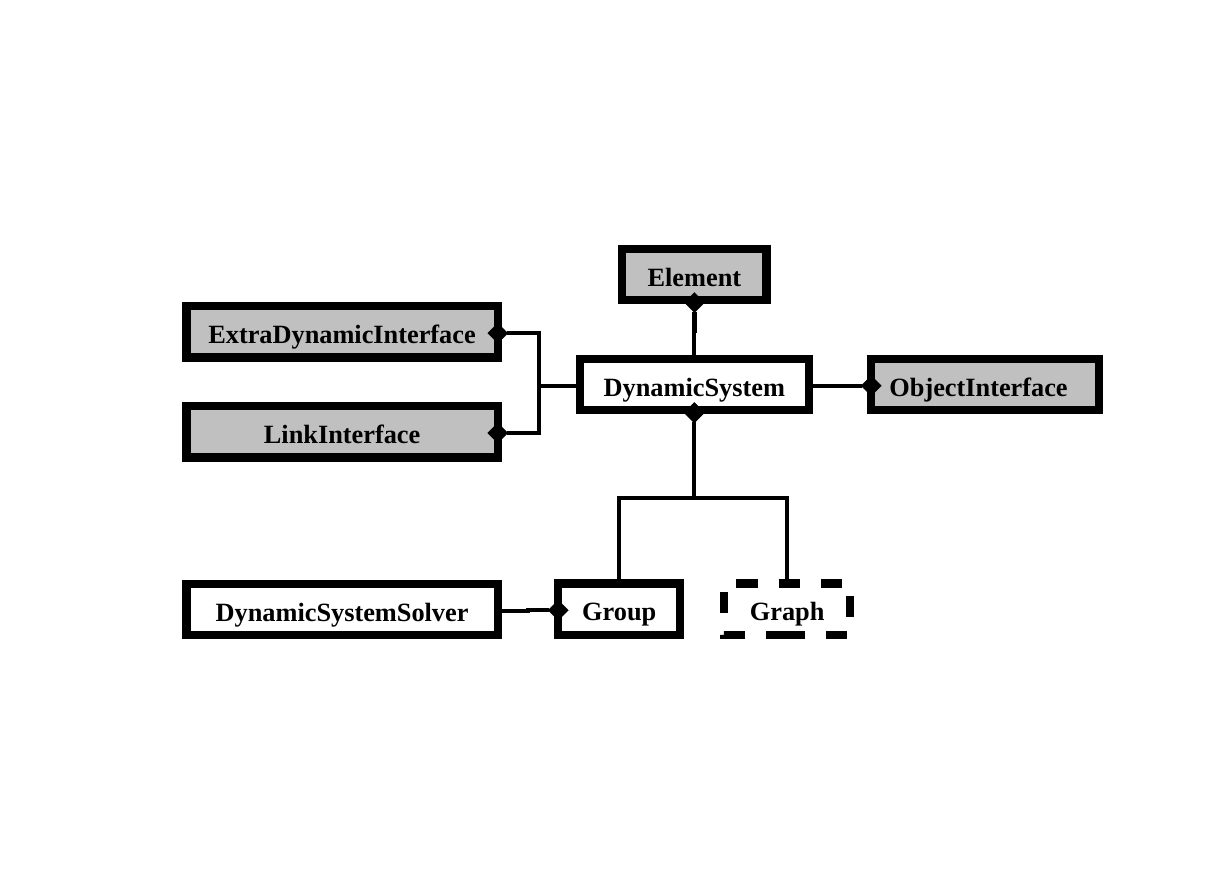
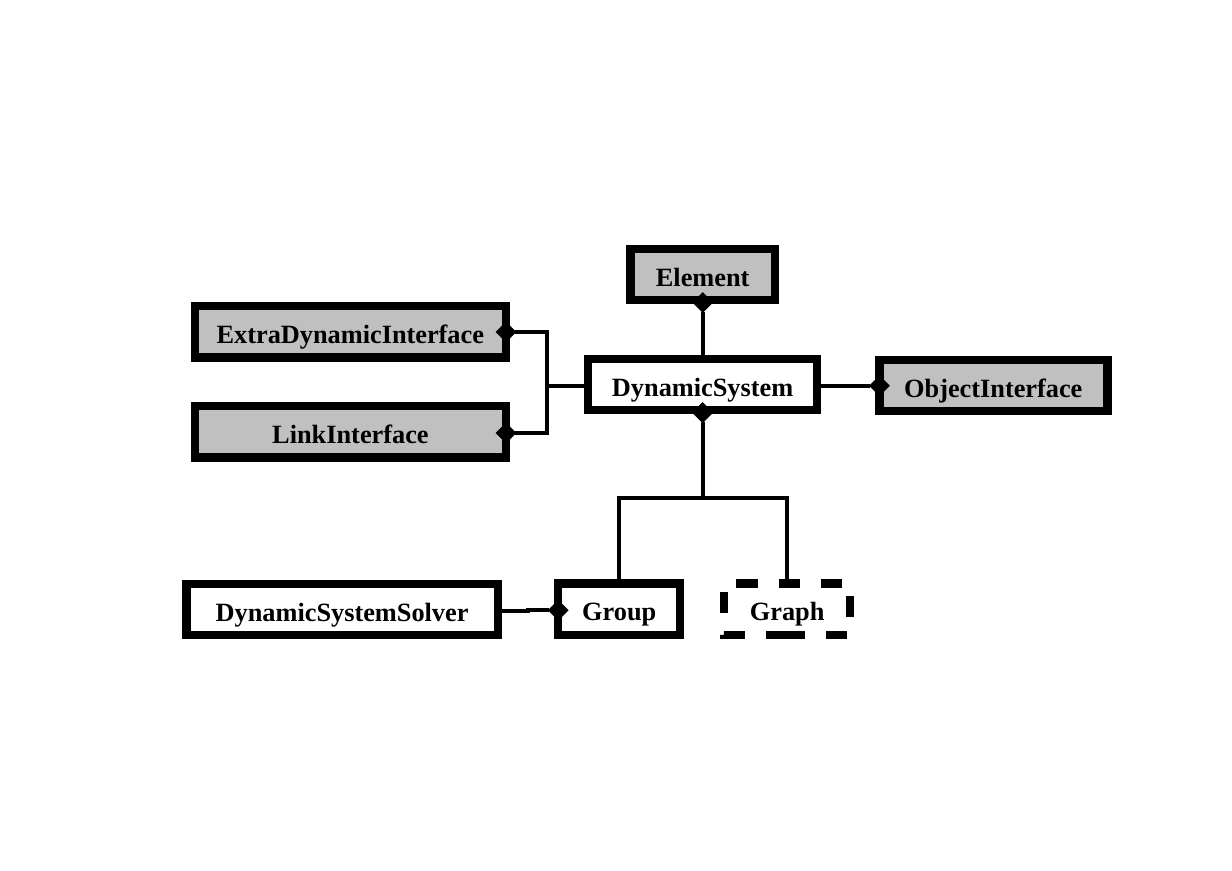
Before and after one commit to mbsim-env/mbsim, a slide deck: slide 1 of trunk/tutorial/CDR/mbsim_dynamicsystem.odp. Drawn at 1232x871 pixels with LibreOffice and Linux fonts; fonts in the diff are those of the drawing. Boxes give left, top, right and bottom in pixels: in the first picture for what was removed or moved away, otherwise in the second. Text is boxed around its words. In the diff, an @@ line names an element or a change of style, - is before the commit and + after.

```diff
--- a/trunk/tutorial/CDR/mbsim_dynamicsystem.odp
+++ b/trunk/tutorial/CDR/mbsim_dynamicsystem.odp
@@ rectangle "Element": place and size @@
-rectangle "Element" at [623,249,767,300]
+rectangle "Element" at [630,249,775,300]
@@ 4 rectangles, 4 elbow arrows: place and size @@
-4 rectangles, 4 elbow arrows at [187,302,1100,457]
+4 rectangles, 4 elbow arrows at [195,302,1109,457]
@@ rectangle "ObjectInterface" at [880,360,1109,412]: alignment left to centre @@
@@ elbow arrow moved from (695, 413) - (620, 584) to (703, 413) - (620, 584) @@
@@ elbow arrow moved from (695, 413) - (787, 584) to (703, 413) - (787, 584) @@
```
Also in this commit, not shown: 21 other files.
